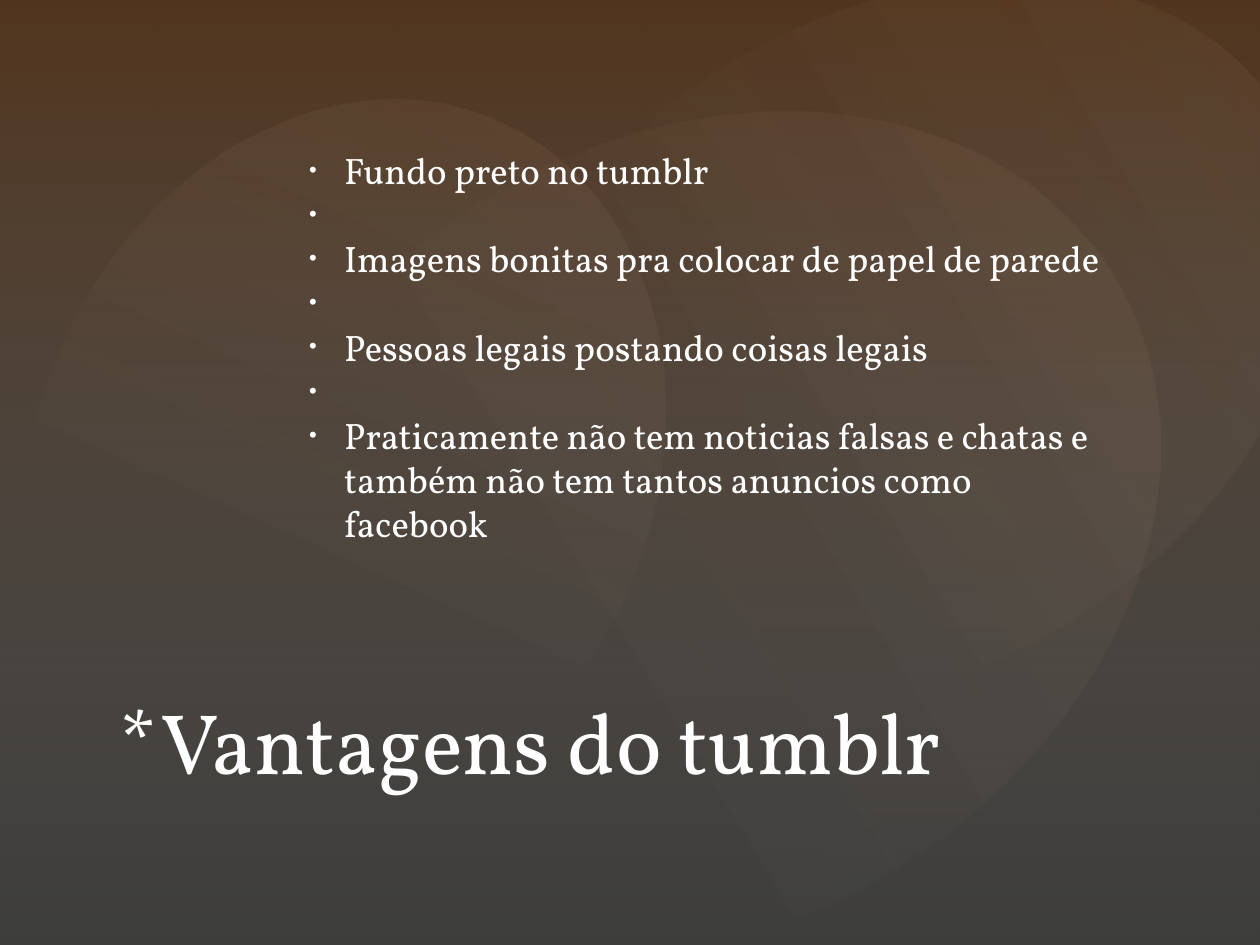
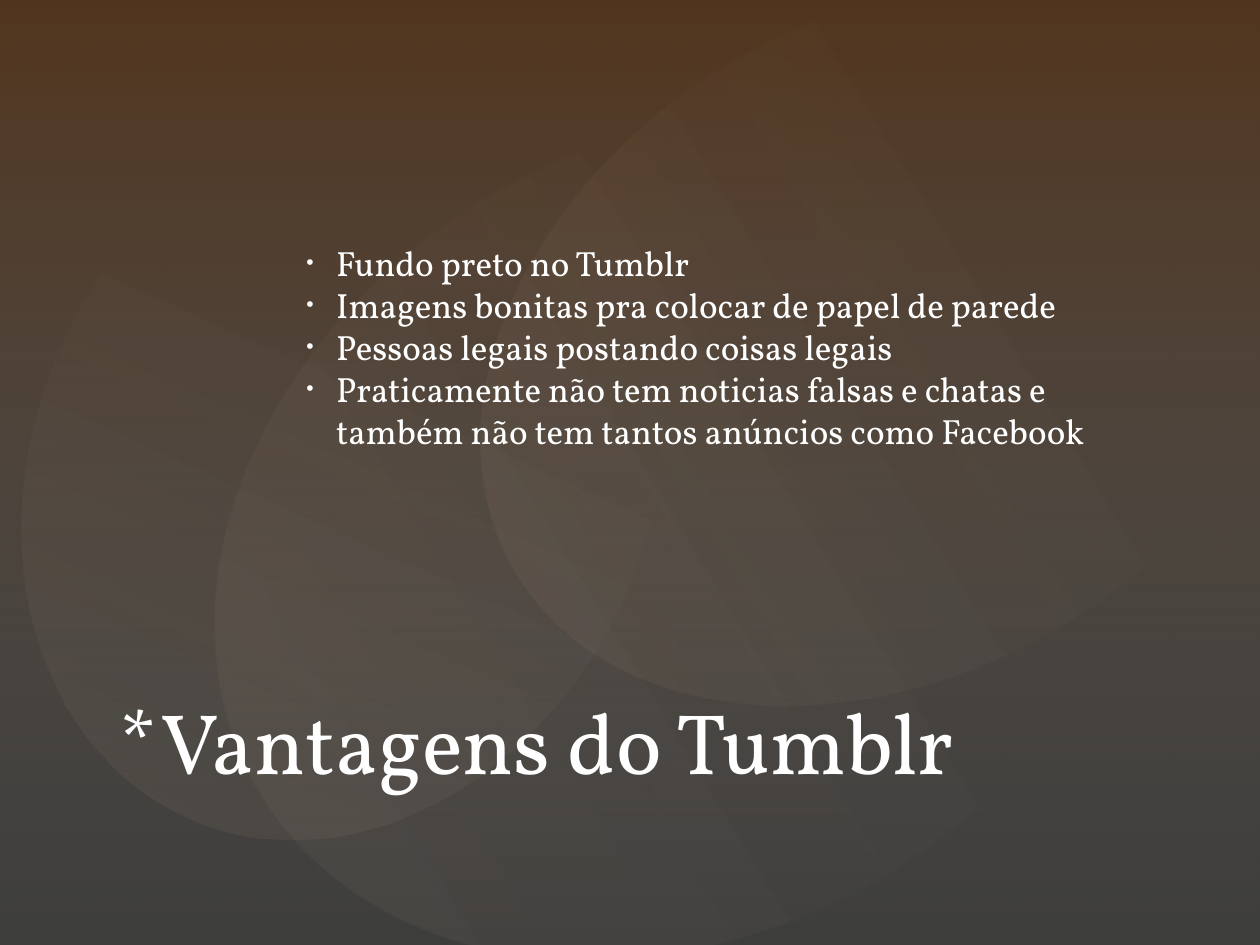
Before and after one commit to blooodoopy/CIEE, a slide deck: slide 6 of apresentação/tumblr.pptx (slide 5 before the commit). Drawn at 1260x945 pixels with LibreOffice and Linux fonts; fonts in the diff are those of the drawing; background and template pictures are left out; a plain dark background stands for a picture behind light text. Boxes give left, top, right and bottom in pixels: in the first picture for what was removed or moved away, otherwise in the second. Text is boxed around its words. In the diff, an @@ line names an element or a change of style, - is before the commit and + after.

Commit message:
arrumei algumas coisas na apresentação

```diff
--- a/apresentação/tumblr.pptx
+++ b/apresentação/tumblr.pptx
@@ text at (x1=336, y1=251, x2=689, y2=285): text changed; size 21 to 20 pt @@
-• Fundo preto no tumblr
+• Fundo preto no Tumblr
@@ text at (x1=336, y1=284, x2=1056, y2=369): size 21 to 20 pt in "Imagens bonitas pra colocar de papel de ...", "Pessoas legais postando coisas legais"; indent changed @@
@@ text at (x1=336, y1=368, x2=1084, y2=445): text changed; size 21 to 20 pt @@
-• Praticamente não tem noticias falsas e chatas e também não tem tantos anuncios como facebook
+• Praticamente não tem noticias falsas e chatas e também não tem tantos anúncios como Facebook
@@ text at (x1=119, y1=709, x2=954, y2=796): text changed @@
-*Vantagens do tumblr
+*Vantagens do Tumblr
```
Also in this commit, not shown: 11 other slides changed, 1 slide added.
